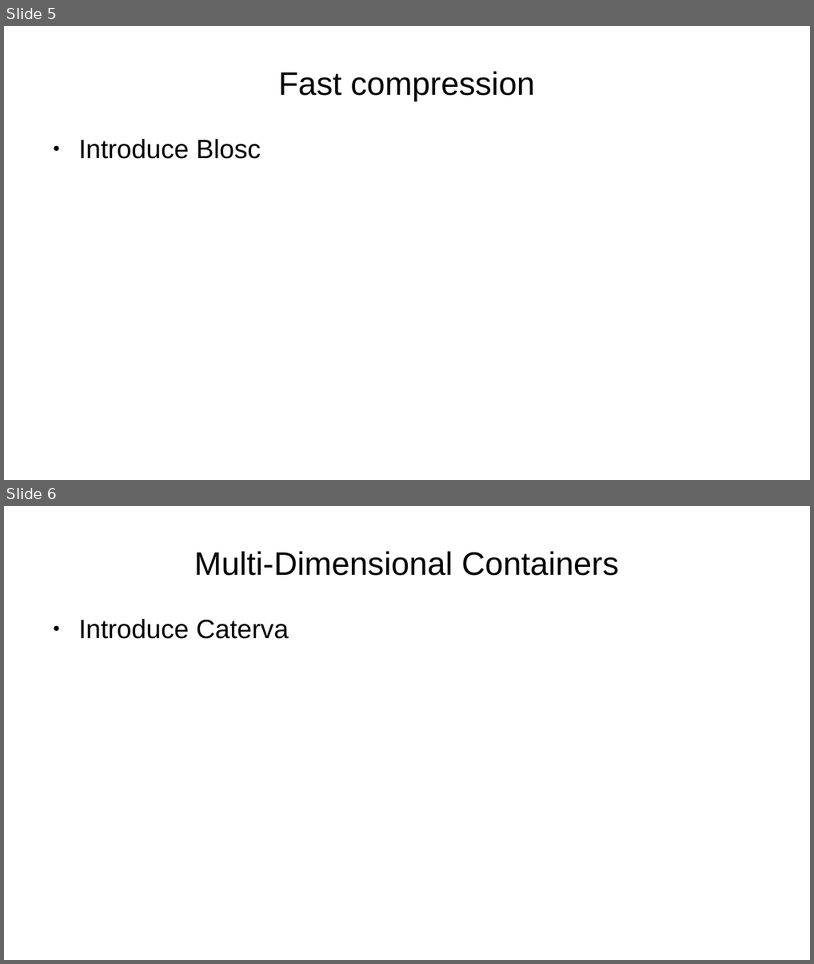
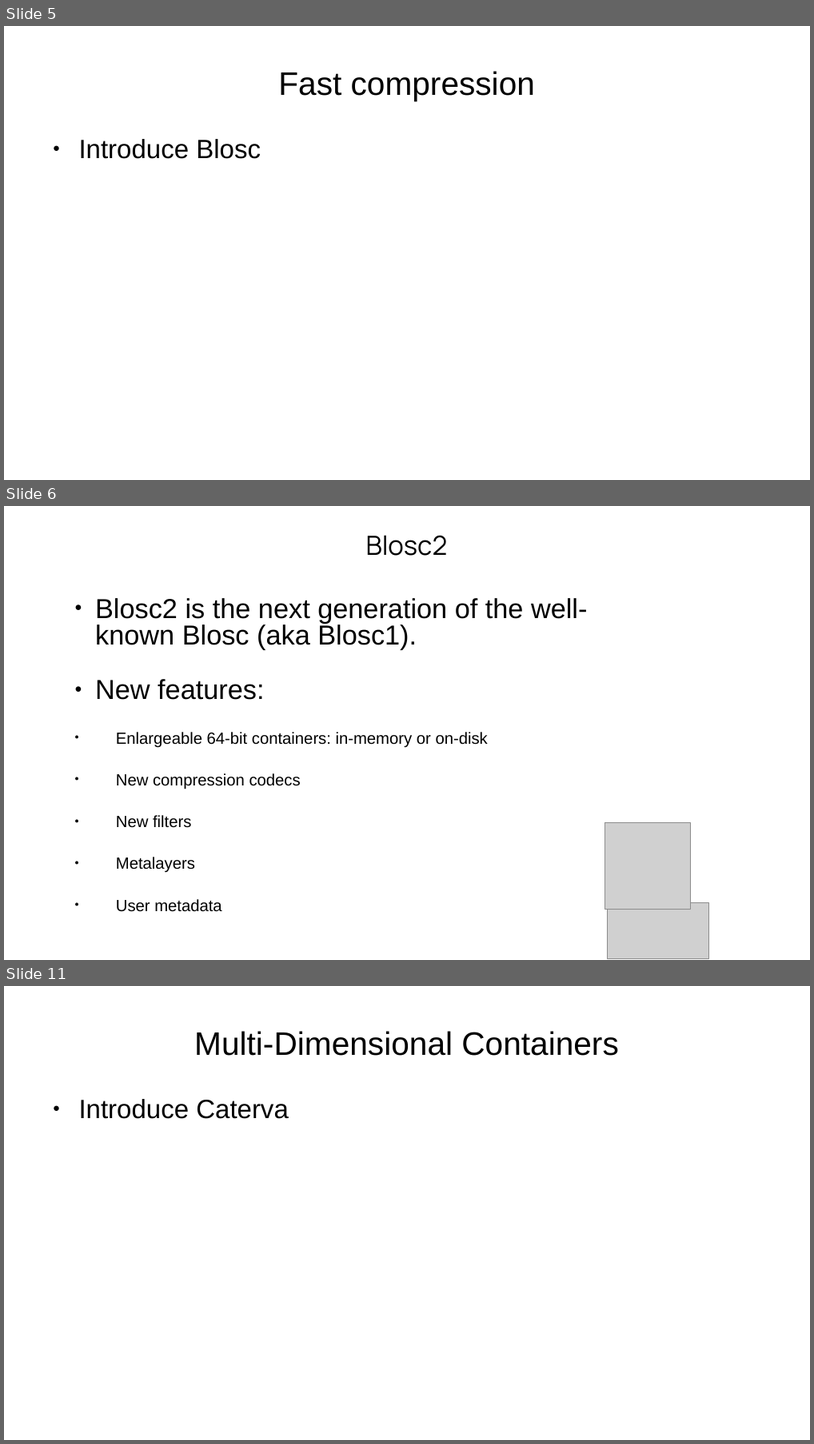
Before and after one commit to inaos/iron-array, a slide deck: decks/pyDataNyc2019.odp. Shown one above the other, each under a label of ours: slides 5 and 6 before the commit, slides 5, 6 and 11 after it; the slides between them are not shown. The pictures are 814x964 and 814x1444 pixels, drawn with LibreOffice and Linux fonts; fonts in the diff are those of the drawing; grey boxes stand for pictures. Boxes give left, top, right and bottom in pixels: in the first picture for what was removed or moved away, otherwise in the second. Text is boxed around its words. In the diff, an @@ line names an element or a change of style, - is before the commit and + after.

Commit message:
adding blosc and caterva slides

```diff
--- a/decks/pyDataNyc2019.odp
+++ b/decks/pyDataNyc2019.odp
@@ slide 6 added at (4,506,810,960), background #FFFFFF @@
@@ text added at (366,535,448,556), 26 pt, text #000000 @@
+Blosc2
@@ subtitle added at (95,598,587,912), 16 pt, text #000000 @@
+● Blosc2 is the next generation of the well-known Blosc (aka Blosc1).
+● New features:
+    ● Enlargeable 64-bit containers: in-memory or on-disk
+    ● New compression codecs
+    ● New filters
+    ● Metalayers
+    ● User metadata
@@ picture added at (606,823,690,909) @@
@@ picture added at (608,903,710,958) @@
@@ what was slide 6 is now slide 11 @@
```
Also in this commit, not shown: 11 other slides added.
